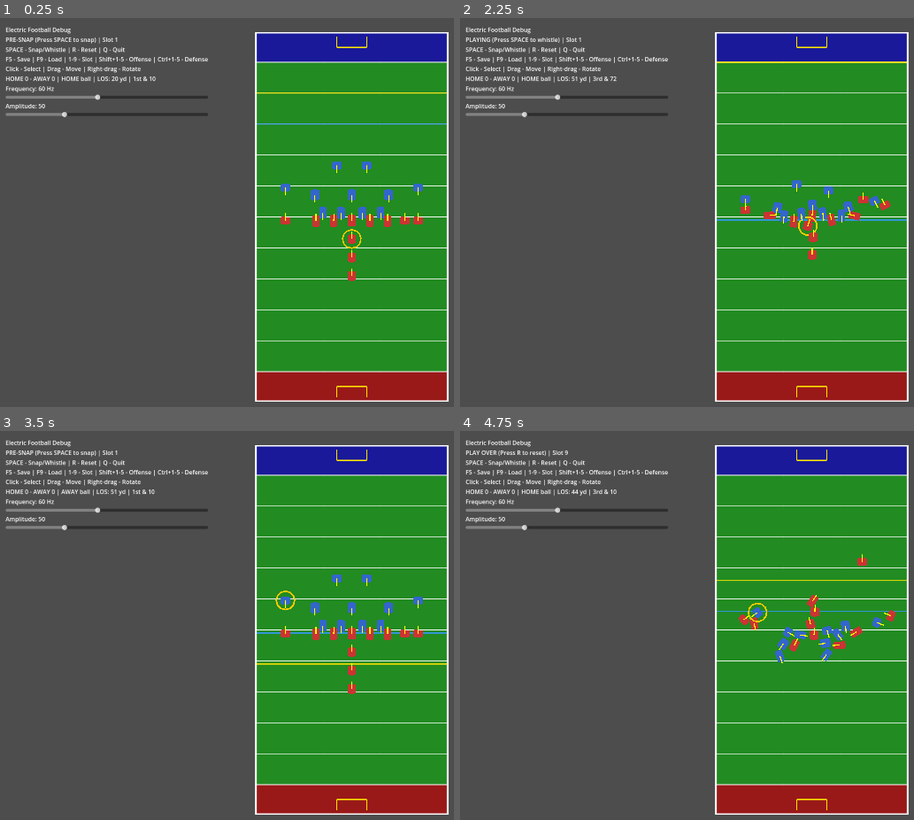
Above: before the commit, frames 1-4 (two rows, left to right).
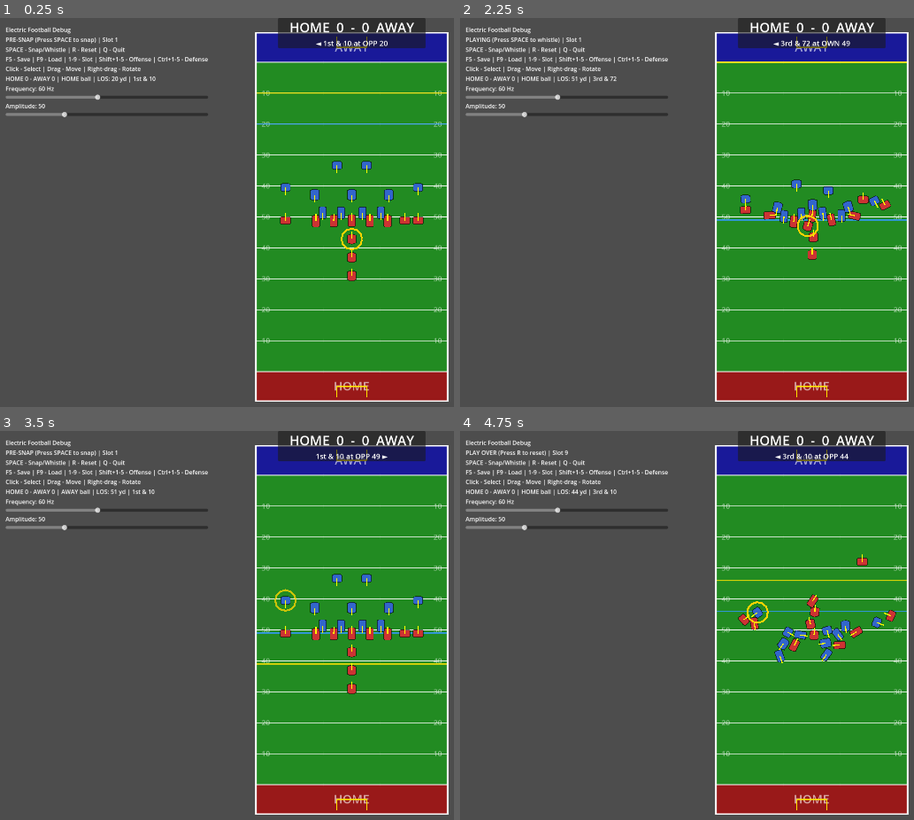
Above: after the commit, the same moments.

Repository: Freaksed/electric-football
Game: Godot game, scene res://scenes/main.tscn
The game is run twice, just before and just after one commit, with the same random seed, the same clock (stepped at 60 frames per second) and the same inputs.
Inputs (mouse positions are in pixels of both pictures, inside the frame that each line leads up to):
- Up to frame 1 (0.25 s): no input
- Up to frame 2 (2.25 s): tap Space at 0.5, 2 s; move the mouse to (outside the picture) at 0.52 s; hold Up 0.53-1.25 s; tap R at 0.6, 1.25 s; click (outside the picture) at 0.67 s; tap Enter (ui_accept) at 0.77 s; drag from (668, 235) to (777, 298) at 1.27 s; move the mouse to (882, 130) at 2.02 s; hold Up from 2.03 s (still down); tap K at 2.1 s
- Up to frame 3 (3.5 s): release Up at 2.75 s; tap R at 2.75 s; drag from (317, 711) to (140, 571) at 2.77 s
- Up to frame 4 (4.75 s): tap Space at 3.5, 4.25 s; move the mouse to (outside the picture) at 3.52 s; hold Down 3.53-4.25 s; tap 9 at 3.6 s; tap Enter (ui_accept) at 3.77 s; drag from (600, 571) to (705, 532) at 4.27 s

The runs differ from the first frame. In frame 1, 3.2% of the frame differs, in the area x 57-98%, y 0-96%; in frame 2, 3.2%; in frame 3, 3.2%; in frame 4, 3.2%.

Commit message:
Add Phase 6 polish: scoreboard UI, audio, and visual refinements
- Add dedicated scoreboard UI with large score display, down & distance,
  and possession arrow indicator
- Create AudioManager autoload with procedural sounds: iconic buzz,
  whistle, touchdown celebration, and kick/throw effects
- Add yard line numbers (10-50) and end zone text to field
- Add dark outlines to player shapes for better definition
- Add pulsing animation to ball carrier indicator

Diff:
--- a/project.godot
+++ b/project.godot
@@ -18,6 +18,7 @@
 [autoload]
 
 VibrationController="*res://scripts/vibration_controller.gd"
+AudioManager="*res://scripts/audio_manager.gd"
 
 [display]
 
--- a/scenes/main.tscn
+++ b/scenes/main.tscn
@@ -166,6 +166,34 @@
 base_direction = 1.57
 
 ; === UI ===
+
+[node name="ScoreboardUI" type="CanvasLayer" parent="."]
+layer = 10
+
+[node name="ScoreboardPanel" type="PanelContainer" parent="ScoreboardUI"]
+anchors_preset = 5
+anchor_left = 0.5
+anchor_right = 0.5
+offset_left = -200.0
+offset_right = 200.0
+offset_bottom = 80.0
+grow_horizontal = 2
+
+[node name="VBoxContainer" type="VBoxContainer" parent="ScoreboardUI/ScoreboardPanel"]
+layout_mode = 2
+theme_override_constants/separation = 4
+
+[node name="ScoreLabel" type="Label" parent="ScoreboardUI/ScoreboardPanel/VBoxContainer"]
+layout_mode = 2
+theme_override_font_sizes/font_size = 36
+text = "HOME  0  -  0  AWAY"
+horizontal_alignment = 1
+
+[node name="DownLabel" type="Label" parent="ScoreboardUI/ScoreboardPanel/VBoxContainer"]
+layout_mode = 2
+theme_override_font_sizes/font_size = 20
+text = "◄ 1st & 10 at 50"
+horizontal_alignment = 1
 
 [node name="DebugUI" type="CanvasLayer" parent="."]
 
--- a/scenes/player.tscn
+++ b/scenes/player.tscn
@@ -21,6 +21,12 @@
 color = Color(0.8, 0.2, 0.2, 1)
 polygon = PackedVector2Array(-12, -15, 12, -15, 15, -8, 15, 8, 12, 15, -12, 15, -15, 8, -15, -8)
 
+[node name="Outline" type="Line2D" parent="."]
+points = PackedVector2Array(-12, -15, 12, -15, 15, -8, 15, 8, 12, 15, -12, 15, -15, 8, -15, -8, -12, -15)
+width = 2.0
+default_color = Color(0, 0, 0, 0.6)
+joint_mode = 2
+
 [node name="DirectionIndicator" type="Line2D" parent="."]
 points = PackedVector2Array(0, 0, 20, 0)
 width = 3.0
@@ -34,6 +40,7 @@
 
 [node name="BallIndicator" type="Line2D" parent="."]
 visible = false
-points = PackedVector2Array(25, 0, 21.65, 12.5, 12.5, 21.65, 0, 25, -12.5, 21.65, -21.65, 12.5, -25, 0, -21.65, -12.5, -12.5, -21.65, 0, -25, 12.5, -21.65, 21.65, -12.5, 25, 0)
-width = 4.0
-default_color = Color(1, 0.8, 0, 1)
+z_index = 5
+points = PackedVector2Array(28, 0, 24.25, 14, 14, 24.25, 0, 28, -14, 24.25, -24.25, 14, -28, 0, -24.25, -14, -14, -24.25, 0, -28, 14, -24.25, 24.25, -14, 28, 0)
+width = 5.0
+default_color = Color(1, 0.84, 0, 1)
--- /dev/null
+++ b/scripts/audio_manager.gd
@@ -0,0 +1,262 @@
+extends Node
+## Autoload singleton that manages all game audio.
+## Generates procedural sounds for the electric football experience.
+
+# Audio players
+var _buzz_player: AudioStreamPlayer
+var _sfx_player: AudioStreamPlayer
+
+# Generated audio streams
+var _buzz_stream: AudioStreamGenerator
+var _whistle_stream: AudioStreamWAV
+var _touchdown_stream: AudioStreamWAV
+var _kick_stream: AudioStreamWAV
+
+# Buzz parameters
+var _buzz_playback: AudioStreamGeneratorPlayback
+var _buzz_phase: float = 0.0
+const BUZZ_FREQUENCY := 120.0  # Hz - the iconic electric football buzz
+const BUZZ_MIX_RATE := 44100.0
+
+
+func _ready() -> void:
+	_setup_audio_players()
+	_generate_sounds()
+	_connect_signals()
+
+
+func _setup_audio_players() -> void:
+	# Buzz player (looping generator)
+	_buzz_player = AudioStreamPlayer.new()
+	_buzz_player.bus = "Master"
+	_buzz_player.volume_db = -6.0
+	add_child(_buzz_player)
+
+	# SFX player (one-shot sounds)
+	_sfx_player = AudioStreamPlayer.new()
+	_sfx_player.bus = "Master"
+	_sfx_player.volume_db = -3.0
+	add_child(_sfx_player)
+
+	# Create buzz stream generator
+	_buzz_stream = AudioStreamGenerator.new()
+	_buzz_stream.mix_rate = BUZZ_MIX_RATE
+	_buzz_stream.buffer_length = 0.1
+	_buzz_player.stream = _buzz_stream
+
+
+func _generate_sounds() -> void:
+	_whistle_stream = _generate_whistle()
+	_touchdown_stream = _generate_touchdown()
+	_kick_stream = _generate_kick()
+
+
+func _connect_signals() -> void:
+	# Connect to VibrationController
+	var vibration := get_node_or_null("/root/VibrationController")
+	if vibration:
+		vibration.vibration_started.connect(_on_vibration_started)
+		vibration.vibration_stopped.connect(_on_vibration_stopped)
+
+
+func _process(_delta: float) -> void:
+	# Fill buzz buffer when playing
+	if _buzz_player.playing and _buzz_playback:
+		_fill_buzz_buffer()
+
+
+func _on_vibration_started() -> void:
+	play_buzz()
+
+
+func _on_vibration_stopped() -> void:
+	stop_buzz()
+	play_whistle()
+
+
+## Start the buzz sound
+func play_buzz() -> void:
+	if not _buzz_player.playing:
+		_buzz_player.play()
+		_buzz_playback = _buzz_player.get_stream_playback()
+		_buzz_phase = 0.0
+
+
+## Stop the buzz sound
+func stop_buzz() -> void:
+	_buzz_player.stop()
+	_buzz_playback = null
+
+
+## Play the whistle sound
+func play_whistle() -> void:
+	_sfx_player.stream = _whistle_stream
+	_sfx_player.play()
+
+
+## Play the touchdown celebration sound
+func play_touchdown() -> void:
+	_sfx_player.stream = _touchdown_stream
+	_sfx_player.play()
+
+
+## Play the kick sound
+func play_kick() -> void:
+	_sfx_player.stream = _kick_stream
+	_sfx_player.play()
+
+
+## Fill the buzz buffer with generated audio
+func _fill_buzz_buffer() -> void:
+	if not _buzz_playback:
+		return
+
+	var frames_available := _buzz_playback.get_frames_available()
+
+	for i in range(frames_available):
+		# Generate buzz using multiple harmonics for that electric motor sound
+		var sample := 0.0
+
+		# Fundamental frequency
+		sample += sin(_buzz_phase * TAU) * 0.3
+
+		# First harmonic (2x)
+		sample += sin(_buzz_phase * 2.0 * TAU) * 0.2
+
+		# Second harmonic (3x) - adds the "buzz" character
+		sample += sin(_buzz_phase * 3.0 * TAU) * 0.15
+
+		# Third harmonic (4x)
+		sample += sin(_buzz_phase * 4.0 * TAU) * 0.1
+
+		# Add slight noise for grit
+		sample += randf_range(-0.05, 0.05)
+
+		# Amplitude modulation for pulsing effect
+		var mod := 0.8 + 0.2 * sin(_buzz_phase * 0.5 * TAU)
+		sample *= mod
+
+		_buzz_playback.push_frame(Vector2(sample, sample))
+
+		_buzz_phase += BUZZ_FREQUENCY / BUZZ_MIX_RATE
+		if _buzz_phase > 1.0:
+			_buzz_phase -= 1.0
+
+
+## Generate a whistle sound (procedural)
+func _generate_whistle() -> AudioStreamWAV:
+	var sample_rate := 44100
+	var duration := 0.4  # seconds
+	var samples := int(sample_rate * duration)
+
+	var data := PackedByteArray()
+	data.resize(samples * 2)  # 16-bit samples
+
+	var freq := 2800.0  # Whistle frequency
+	var phase := 0.0
+
+	for i in range(samples):
+		# Envelope (attack and decay)
+		var t := float(i) / float(samples)
+		var envelope := 1.0
+		if t < 0.05:
+			envelope = t / 0.05  # Quick attack
+		elif t > 0.7:
+			envelope = (1.0 - t) / 0.3  # Decay
+
+		# Add slight pitch bend
+		var pitch_mod := 1.0 + 0.02 * sin(t * 20.0)
+
+		# Generate tone
+		var sample := sin(phase * TAU) * envelope * 0.4
+		phase += (freq * pitch_mod) / sample_rate
+		if phase > 1.0:
+			phase -= 1.0
+
+		# Convert to 16-bit
+		var sample_int := int(clampf(sample, -1.0, 1.0) * 32767)
+		data[i * 2] = sample_int & 0xFF
+		data[i * 2 + 1] = (sample_int >> 8) & 0xFF
+
+	var stream := AudioStreamWAV.new()
+	stream.format = AudioStreamWAV.FORMAT_16_BITS
+	stream.mix_rate = sample_rate
+	stream.stereo = false
+	stream.data = data
+	return stream
+
+
+## Generate a touchdown celebration sound (crowd cheer simulation)
+func _generate_touchdown() -> AudioStreamWAV:
+	var sample_rate := 44100
+	var duration := 1.0  # seconds
+	var samples := int(sample_rate * duration)
+
+	var data := PackedByteArray()
+	data.resize(samples * 2)
+
+	for i in range(samples):
+		var t := float(i) / float(samples)
+
+		# Envelope
+		var envelope := 1.0
+		if t < 0.1:
+			envelope = t / 0.1
+		elif t > 0.5:
+			envelope = (1.0 - t) / 0.5
+
+		# Noise-based cheer (filtered noise)
+		var sample := randf_range(-1.0, 1.0) * 0.3
+
+		# Add some tonal content
+		sample += sin(t * 400.0 * TAU / sample_rate * float(i)) * 0.1
+		sample += sin(t * 600.0 * TAU / sample_rate * float(i)) * 0.08
+
+		sample *= envelope
+
+		var sample_int := int(clampf(sample, -1.0, 1.0) * 32767)
+		data[i * 2] = sample_int & 0xFF
+		data[i * 2 + 1] = (sample_int >> 8) & 0xFF
+
+	var stream := AudioStreamWAV.new()
+	stream.format = AudioStreamWAV.FORMAT_16_BITS
+	stream.mix_rate = sample_rate
+	stream.stereo = false
+	stream.data = data
+	return stream
+
+
+## Generate a kick/throw sound
+func _generate_kick() -> AudioStreamWAV:
+	var sample_rate := 44100
+	var duration := 0.15  # seconds
+	var samples := int(sample_rate * duration)
+
+	var data := PackedByteArray()
+	data.resize(samples * 2)
+
+	for i in range(samples):
+		var t := float(i) / float(samples)
+
+		# Fast decay envelope
+		var envelope := pow(1.0 - t, 2.0)
+
+		# Percussive thump with pitch drop
+		var freq := 200.0 * (1.0 - t * 0.5)  # Pitch drops
+		var phase := float(i) * freq / sample_rate
+		var sample := sin(phase * TAU) * envelope * 0.5
+
+		# Add noise transient at start
+		if t < 0.05:
+			sample += randf_range(-0.3, 0.3) * (1.0 - t / 0.05)
+
+		var sample_int := int(clampf(sample, -1.0, 1.0) * 32767)
+		data[i * 2] = sample_int & 0xFF
+		data[i * 2 + 1] = (sample_int >> 8) & 0xFF
+
+	var stream := AudioStreamWAV.new()
+	stream.format = AudioStreamWAV.FORMAT_16_BITS
+	stream.mix_rate = sample_rate
+	stream.stereo = false
+	stream.data = data
+	return stream
--- a/scripts/field.gd
+++ b/scripts/field.gd
@@ -49,7 +49,9 @@
 func _draw() -> void:
 	_draw_field_surface()
 	_draw_end_zones()
+	_draw_end_zone_text()
 	_draw_yard_lines()
+	_draw_yard_numbers()
 	_draw_scrimmage_lines()
 	_draw_goal_posts()
 	_draw_boundary()
@@ -98,6 +100,50 @@
 		draw_line(Vector2(hash_x_left, y - hash_length/2), Vector2(hash_x_left, y + hash_length/2), LINE_COLOR, 1.0)
 		# Right hash
 		draw_line(Vector2(hash_x_right, y - hash_length/2), Vector2(hash_x_right, y + hash_length/2), LINE_COLOR, 1.0)
+
+
+func _draw_end_zone_text() -> void:
+	var font := ThemeDB.fallback_font
+	var font_size := 32
+
+	# Home end zone text (bottom) - rotated 180 degrees conceptually
+	var home_text := "HOME"
+	var home_text_size := font.get_string_size(home_text, HORIZONTAL_ALIGNMENT_CENTER, -1, font_size)
+	var home_x := (FIELD_WIDTH - home_text_size.x) / 2.0
+	var home_y := FIELD_HEIGHT - END_ZONE_DEPTH / 2.0 + home_text_size.y / 4.0
+	draw_string(font, Vector2(home_x, home_y), home_text, HORIZONTAL_ALIGNMENT_CENTER, -1, font_size, Color(1, 1, 1, 0.6))
+
+	# Away end zone text (top)
+	var away_text := "AWAY"
+	var away_text_size := font.get_string_size(away_text, HORIZONTAL_ALIGNMENT_CENTER, -1, font_size)
+	var away_x := (FIELD_WIDTH - away_text_size.x) / 2.0
+	var away_y := END_ZONE_DEPTH / 2.0 + away_text_size.y / 4.0
+	draw_string(font, Vector2(away_x, away_y), away_text, HORIZONTAL_ALIGNMENT_CENTER, -1, font_size, Color(1, 1, 1, 0.6))
+
+
+func _draw_yard_numbers() -> void:
+	var font := ThemeDB.fallback_font
+	var font_size := 20
+
+	# Yard numbers: 10, 20, 30, 40, 50, 40, 30, 20, 10
+	# Draw on both left and right sides of field
+	var yard_labels := [10, 20, 30, 40, 50, 40, 30, 20, 10]
+
+	for i in range(yard_labels.size()):
+		var yard: int = yard_labels[i]
+		var yard_text := str(yard)
+		var text_size := font.get_string_size(yard_text, HORIZONTAL_ALIGNMENT_CENTER, -1, font_size)
+
+		# Y position for this yard line (i+1 because 0 is the goal line)
+		var y := END_ZONE_DEPTH + (i + 1) * YARD_LINE_SPACING + text_size.y / 4.0
+
+		# Left side number
+		var left_x := 15.0
+		draw_string(font, Vector2(left_x, y), yard_text, HORIZONTAL_ALIGNMENT_LEFT, -1, font_size, Color(1, 1, 1, 0.5))
+
+		# Right side number
+		var right_x := FIELD_WIDTH - 15.0 - text_size.x
+		draw_string(font, Vector2(right_x, y), yard_text, HORIZONTAL_ALIGNMENT_LEFT, -1, font_size, Color(1, 1, 1, 0.5))
 
 
 func _draw_scrimmage_lines() -> void:
--- a/scripts/main.gd
+++ b/scripts/main.gd
@@ -3,10 +3,18 @@
 
 const FormationScript := preload("res://scripts/formation.gd")
 const BallScene := preload("res://scenes/ball.tscn")
+
+@onready var _audio_manager: Node = get_node_or_null("/root/AudioManager")
 
 @onready var _vibration: Node = get_node("/root/VibrationController")
 @onready var _game_manager: GameManager = $GameManager
 @onready var _field: Node = $Field
+
+# Scoreboard UI
+@onready var _score_label: Label = $ScoreboardUI/ScoreboardPanel/VBoxContainer/ScoreLabel
+@onready var _down_label: Label = $ScoreboardUI/ScoreboardPanel/VBoxContainer/DownLabel
+
+# Debug UI
 @onready var _vibration_status: Label = $DebugUI/VBoxContainer/VibrationStatus
 @onready var _scrimmage_label: Label = $DebugUI/VBoxContainer/ScrimmageLabel
 @onready var _frequency_label: Label = $DebugUI/VBoxContainer/FrequencyLabel
@@ -369,6 +377,9 @@
 		var down_str := "%dst" % down if down == 1 else ("%dnd" % down if down == 2 else ("%drd" % down if down == 3 else "%dth" % down))
 		_scrimmage_label.text = "HOME %d - AWAY %d | %s ball | LOS: %d yd | %s & %d" % [home_score, away_score, poss_str, los, down_str, ytg]
 
+		# Update scoreboard UI
+		_update_scoreboard(home_score, away_score, down_str, ytg, los, possession)
+
 
 func _reset_players() -> void:
 	# Stop play if in progress
@@ -573,6 +584,41 @@
 		_curve_label.text = "Curve: %.1f°/s" % value
 
 
+# ========== SCOREBOARD ==========
+
+func _update_scoreboard(home: int, away: int, down_str: String, ytg: int, los: int, possession: PlayerFigure.Team) -> void:
+	if _score_label:
+		_score_label.text = "HOME  %d  -  %d  AWAY" % [home, away]
+
+	if _down_label:
+		var arrow := "◄ " if possession == PlayerFigure.Team.HOME else " ►"
+		var poss_side := ""
+		if possession == PlayerFigure.Team.HOME:
+			poss_side = "◄ "
+		else:
+			poss_side = " ►"
+
+		# Format yard line display (e.g., "at OWN 30" or "at OPP 40")
+		var yard_display := ""
+		if possession == PlayerFigure.Team.HOME:
+			# HOME moves toward 0, so higher yards = own territory
+			if los >= 50:
+				yard_display = "OWN %d" % (100 - los)
+			else:
+				yard_display = "OPP %d" % los
+		else:
+			# AWAY moves toward 100, so lower yards = own territory
+			if los <= 50:
+				yard_display = "OWN %d" % los
+			else:
+				yard_display = "OPP %d" % (100 - los)
+
+		if possession == PlayerFigure.Team.HOME:
+			_down_label.text = "◄ %s & %d at %s" % [down_str, ytg, yard_display]
+		else:
+			_down_label.text = "%s & %d at %s ►" % [down_str, ytg, yard_display]
+
+
 # ========== PASSING MECHANICS ==========
 
 func _start_aim(qb: PlayerFigure) -> void:
@@ -624,6 +670,8 @@
 	var distance := _aiming_qb.global_position.distance_to(target)
 	var power := clampf(distance, 200.0, 600.0)
 
+	if _audio_manager:
+		_audio_manager.play_kick()  # Use kick sound for throw
 	_game_manager.throw_pass(_aiming_qb, target, power)
 	_cancel_aim()
 
@@ -656,6 +704,8 @@
 	var distance := _kick_position.distance_to(target)
 	var power := clampf(distance, 300.0, 800.0)
 
+	if _audio_manager:
+		_audio_manager.play_kick()
 	_game_manager.kick(_kick_position, target, power, PlayerFigure.Team.HOME)
 	_cancel_kick_mode()
 
@@ -693,12 +743,16 @@
 func _on_touchdown_scored(team: PlayerFigure.Team) -> void:
 	var team_name := "HOME" if team == PlayerFigure.Team.HOME else "AWAY"
 	print("*** TOUCHDOWN! %s scores 6 points! ***" % team_name)
+	if _audio_manager:
+		_audio_manager.play_touchdown()
 	_update_scrimmage_ui()
 
 
 func _on_field_goal_scored(team: PlayerFigure.Team) -> void:
 	var team_name := "HOME" if team == PlayerFigure.Team.HOME else "AWAY"
 	print("*** FIELD GOAL! %s scores 3 points! ***" % team_name)
+	if _audio_manager:
+		_audio_manager.play_touchdown()  # Same celebration sound
 	_update_scrimmage_ui()
 
 
--- a/scripts/player.gd
+++ b/scripts/player.gd
@@ -29,6 +29,7 @@
 # Reference to VibrationController (autoload)
 @onready var _vibration: Node = get_node("/root/VibrationController")
 @onready var _sprite: Polygon2D = $Sprite
+@onready var _outline: Line2D = $Outline
 @onready var _direction_indicator: Line2D = $DirectionIndicator
 @onready var _selection_ring: Line2D = $SelectionRing
 @onready var _ball_indicator: Line2D = $BallIndicator
@@ -47,7 +48,11 @@
 		_sprite.color = Color(0.2, 0.4, 0.8)  # Blue
 
 	# Set shape based on role
-	_sprite.polygon = _get_shape_for_role()
+	var shape := _get_shape_for_role()
+	_sprite.polygon = shape
+
+	# Set outline to match shape
+	_update_outline(shape)
 
 	# Set initial rotation to match base_direction
 	_update_visual_rotation()
@@ -116,6 +121,9 @@
 	# Always update visual rotation to match base_direction
 	_update_visual_rotation()
 
+	# Update ball carrier pulse effect
+	_update_ball_pulse(delta)
+
 	if not _vibration or not _vibration.is_vibrating:
 		return
 
@@ -130,12 +138,37 @@
 
 func _update_visual_rotation() -> void:
 	_sprite.rotation = base_direction
+	if _outline:
+		_outline.rotation = base_direction
 	_direction_indicator.rotation = base_direction
 
+
+func _update_outline(shape: PackedVector2Array) -> void:
+	if not _outline:
+		return
+	# Create closed loop for outline
+	var outline_points := PackedVector2Array()
+	for point in shape:
+		outline_points.append(point)
+	# Close the loop
+	if shape.size() > 0:
+		outline_points.append(shape[0])
+	_outline.points = outline_points
+
+
+var _ball_pulse_time: float = 0.0
 
 func _update_ball_indicator() -> void:
 	if _ball_indicator:
 		_ball_indicator.visible = _has_ball
+		_ball_pulse_time = 0.0
+
+
+func _update_ball_pulse(delta: float) -> void:
+	if _ball_indicator and _has_ball:
+		_ball_pulse_time += delta * 4.0  # Pulse speed
+		var pulse := 0.7 + 0.3 * sin(_ball_pulse_time)
+		_ball_indicator.modulate.a = pulse
 
 
 func _on_body_entered(body: Node) -> void:
Not shown, changed: CLAUDE.md
